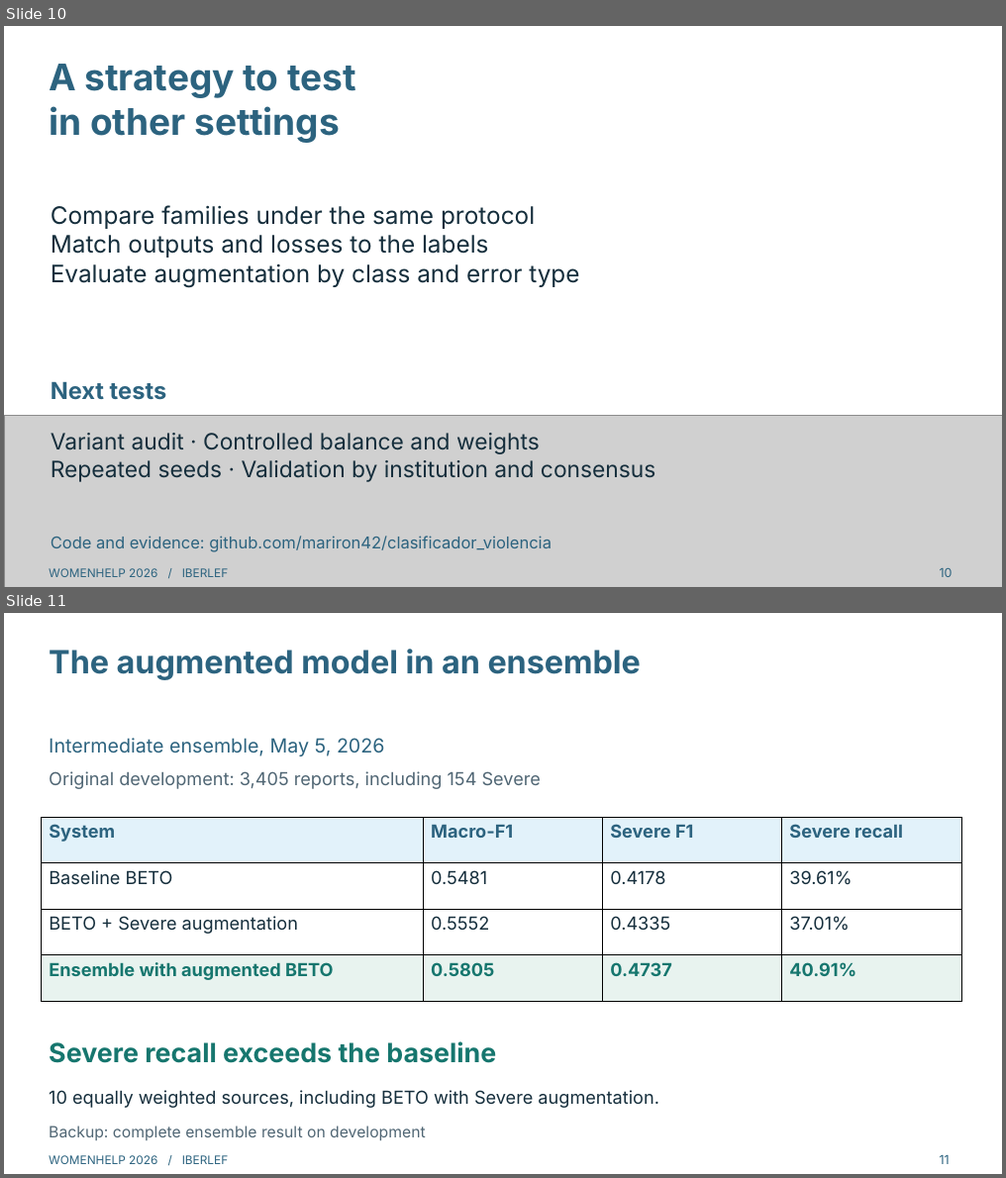
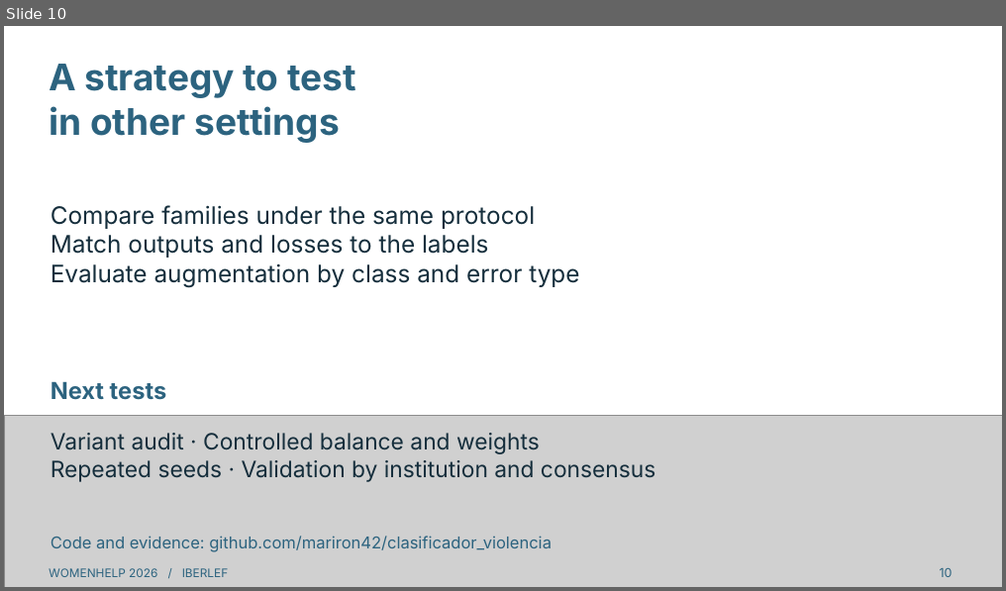
Before and after one commit to mariron42/clasificador_violencia, a slide deck: presentation/WomenHelp_charla_en.pptx. Shown one above the other, each under a label of ours: slides 10 and 11 before the commit, slide 10 after it. The pictures are 1006x1178 and 1006x591 pixels, drawn with LibreOffice and Linux fonts; fonts in the diff are those of the drawing; grey boxes stand for pictures. Boxes give left, top, right and bottom in pixels: in the first picture for what was removed or moved away, otherwise in the second. Text is boxed around its words. In the diff, an @@ line names an element or a change of style, - is before the commit and + after.

Commit message:
Reconstruct final system selection and align bilingual presentation with verified artifacts

```diff
--- a/presentation/WomenHelp_charla_en.pptx
+++ b/presentation/WomenHelp_charla_en.pptx
@@ slide 11 removed at (x1=4, y1=613, x2=1002, y2=1174), background #FFFFFF @@
@@ text removed at (x1=49, y1=649, x2=641, y2=680) @@
-The augmented model in an ensemble
@@ text removed at (x1=49, y1=738, x2=385, y2=757) @@
-Intermediate ensemble, May 5, 2026
@@ text removed at (x1=49, y1=771, x2=541, y2=789) @@
-Original development: 3,405 reports, including 154 Severe
@@ table removed at (x1=42, y1=817, x2=962, y2=1001), 4 rows, 4 columns @@
-System | Macro-F1 | Severe F1 | Severe recall
-Baseline BETO | 0.5481 | 0.4178 | 39.61%
-BETO + Severe augmentation | 0.5552 | 0.4335 | 37.01%
-Ensemble with augmented BETO | 0.5805 | 0.4737 | 40.91%
@@ text removed at (x1=49, y1=1042, x2=496, y2=1063) @@
-Severe recall exceeds the baseline
@@ text removed at (x1=49, y1=1090, x2=659, y2=1108) @@
-10 equally weighted sources, including BETO with Severe augmentation.
@@ text removed at (x1=49, y1=1126, x2=425, y2=1141) @@
-Backup: complete ensemble result on development
@@ text removed at (x1=49, y1=1156, x2=229, y2=1164) @@
-WOMENHELP 2026 / IBERLEF
@@ text removed at (x1=940, y1=1156, x2=949, y2=1164) @@
-11
```
Also in this commit, not shown: 1 slide changed, 2 slides added, 12 other files.
